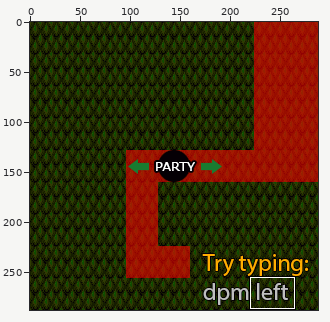
A sprite sheet gets an edit: assets/maps/Tutorial/slices/6-14.png. Above, an overview of the earlier version with the close-up marked.
Close-up. Before the commit:
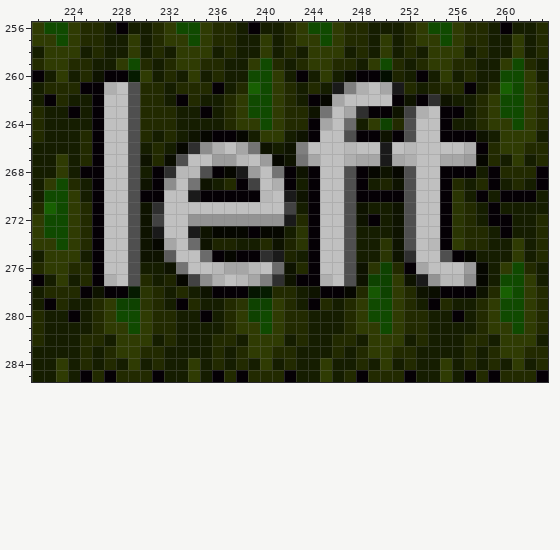
The file is 288x288 pixels. Colours within 5 levels of each other are drawn and written as one. Shown: x 221..263, y 256..285. The commit also changed other parts of the picture, which this record leaves out.
The same view after the edit:
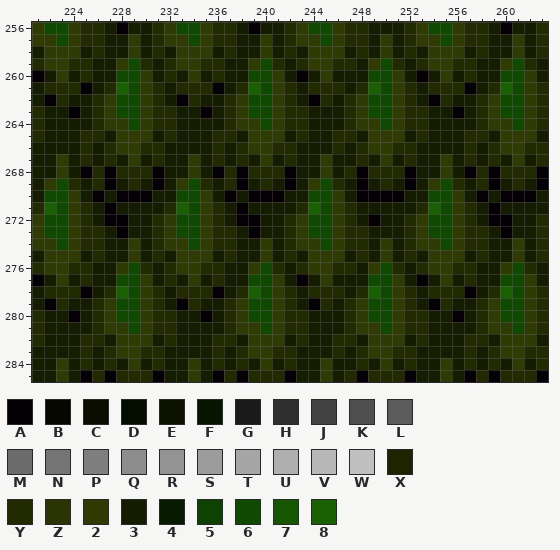
Palette (. is transparent): A #050005  B #060700  C #0a0d00  D #030e00  E #0e1300  F #051500  G #1a1a1a  H #2f2f2f  J #424242  K #4f4f4f  L #5c5c5c  M #6b6b6b  N #747474  P #7f7f7f  Q #8d8d8d  R #939393  S #9c9c9c  T #a6a6a6  U #afafaf  V #b8b8b8  W #c0c0c0  X #1d2400  Y #222a00  Z #2a3503  2 #2f3b03  3 #151d00  4 #061b00  5 #0e4200  6 #104a00  7 #165702  8 #186002
The edit:
Changed rows in their new state; - is an unchanged pixel.
first column x 226:
260 3366-----------------33662-------
261 3Y862--------------YY3Y862--Y----
262 Y2662--------------Y3Y2662Y3AY---
263 Y2662-------------333Y2662YY33---
264 Y2262-------------333Y2-62YY33---
265 Y3222---33YY32---Y33YY32223Y333YY
266 3Y22Y--333Y3Y22YY333Y3Y22YY3333Y3
267 3Y323-3323Y3Y323Y33233Y323Y3323Y3
268 YAYYY-3323-YAYYY-3323Y-YYYA3323-Y
269 YA3Y3-326Y---3Y3--26Y3--Y3A326---
270 -3AA-336623-3-AA336623----33662--
271 3A3333Y862Y3A3333Y862Y3--33Y862--
272 3AA33Y2662Y3AA33Y2662Y3--3Y2662--
273 Y3A33Y2662YY3-33Y2662YY--3Y2662--
274 Y3323Y2262YY--23Y2262YY-23Y226---
275 Y3323Y32223Y3323Y-2223Y-23Y32223Y
276 3326Y-Y22YY3326Y3-22YY326-3Y22YY3
277 33662-Y323Y336623-3233366-3A323Y3
278 3Y862---YY-3Y862--YYY3-86--3YYY-3
279 --662-------266------------------
280 -------------6-------------------
Boxes around the changes in both close-ups, in picture pixels (x1, y1, x2, y2):
changed: (92, 70, 488, 322)
